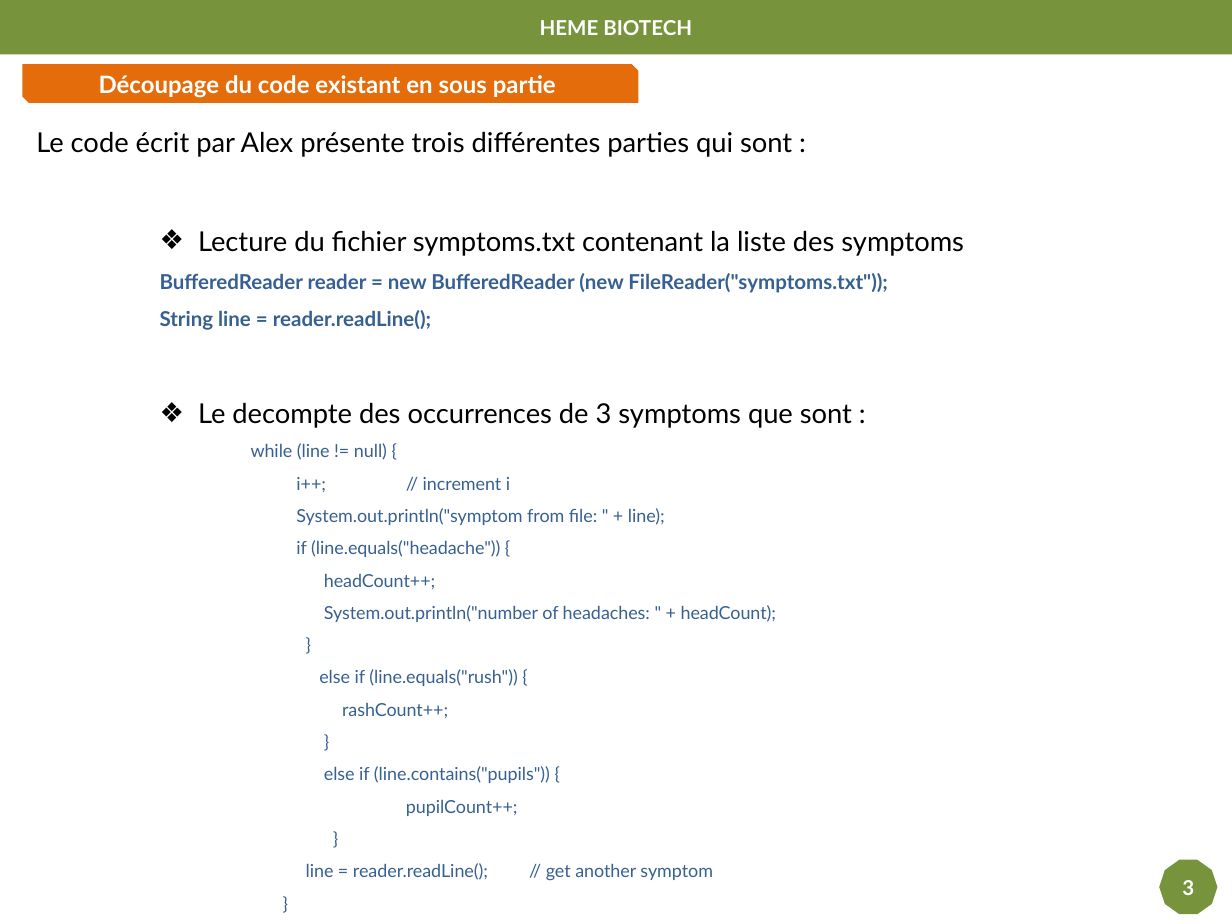
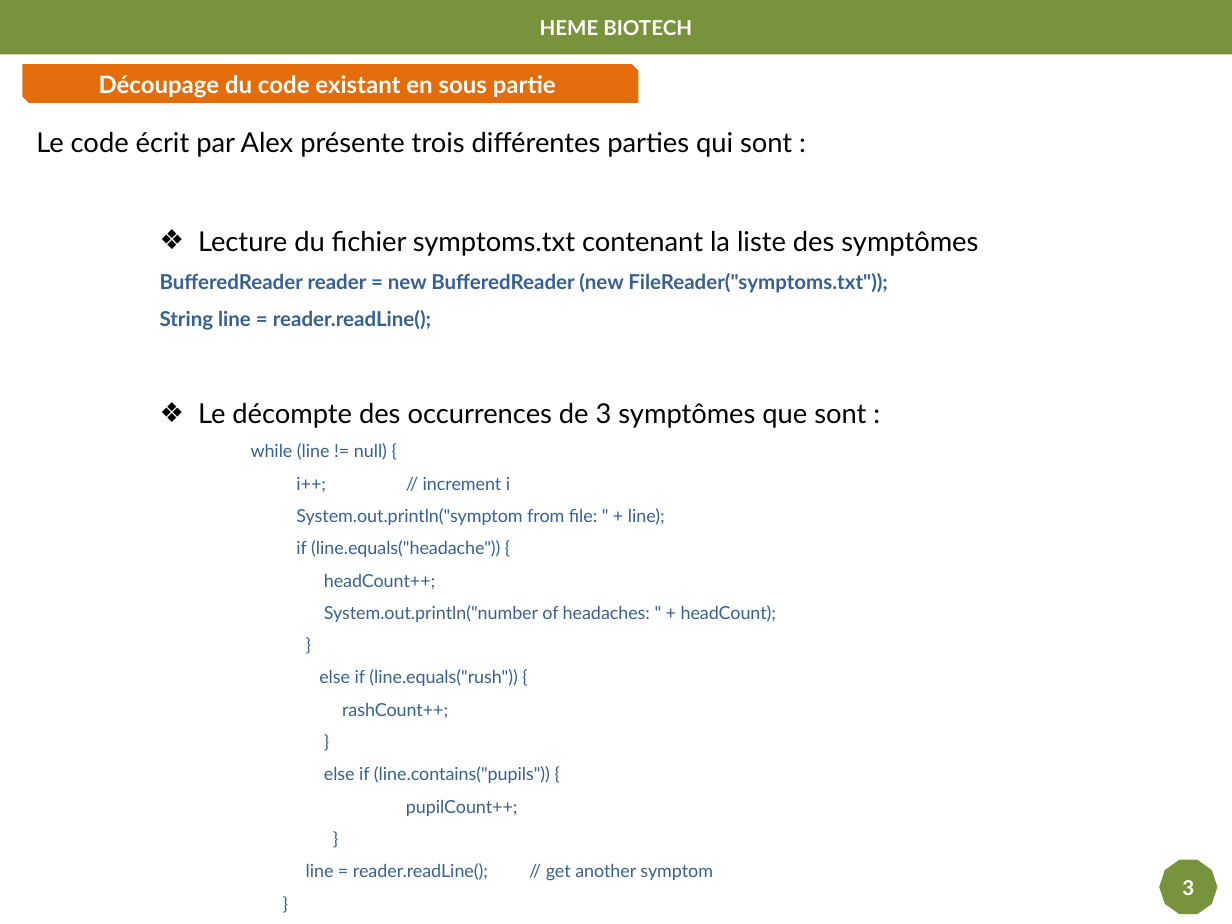
Before and after one commit to bende47/Project_DA_Java_EN_Come_to_the_Rescue_of_a_Java_Application, a slide deck: slide 3 of Projet P2.pptx. Drawn at 1232x924 pixels with LibreOffice and Linux fonts; fonts in the diff are those of the drawing. Boxes give left, top, right and bottom in pixels: in the first picture for what was removed or moved away, otherwise in the second. Text is boxed around its words. In the diff, an @@ line names an element or a change of style, - is before the commit and + after.

```diff
--- a/Projet P2.pptx
+++ b/Projet P2.pptx
@@ text at [198,231,978,256]: text changed @@
-    ❖ Lecture du fichier symptoms.txt contenant la liste des symptoms
+    ❖ Lecture du fichier symptoms.txt contenant la liste des symptômes
@@ text at [198,403,866,428]: text changed @@
-    ❖ Le decompte des occurrences de 3 symptoms que sont :
+    ❖ Le décompte des occurrences de 3 symptômes que sont :
```
Also in this commit, not shown: 5 other slides changed, 2 slides added.
